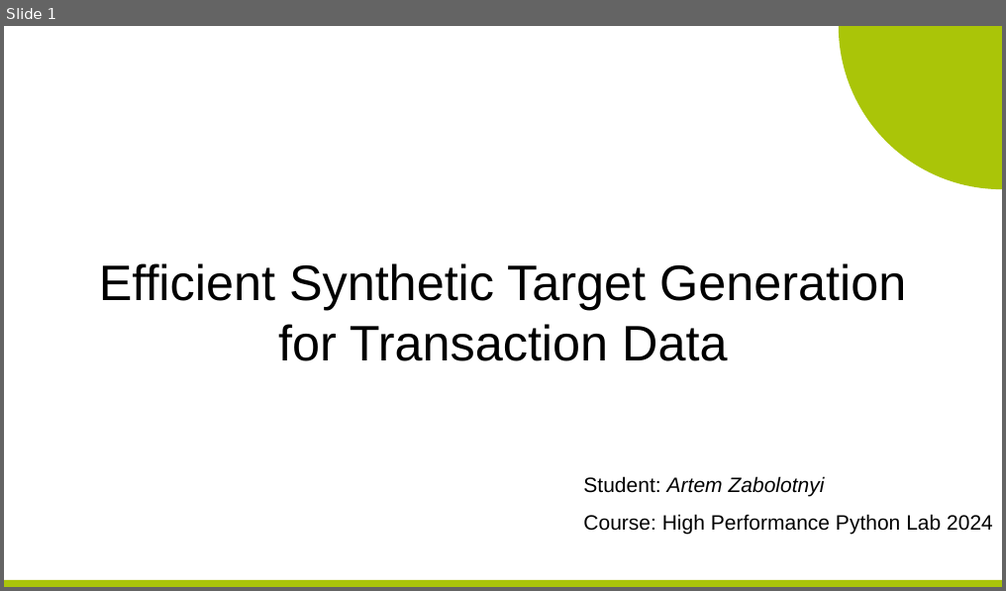
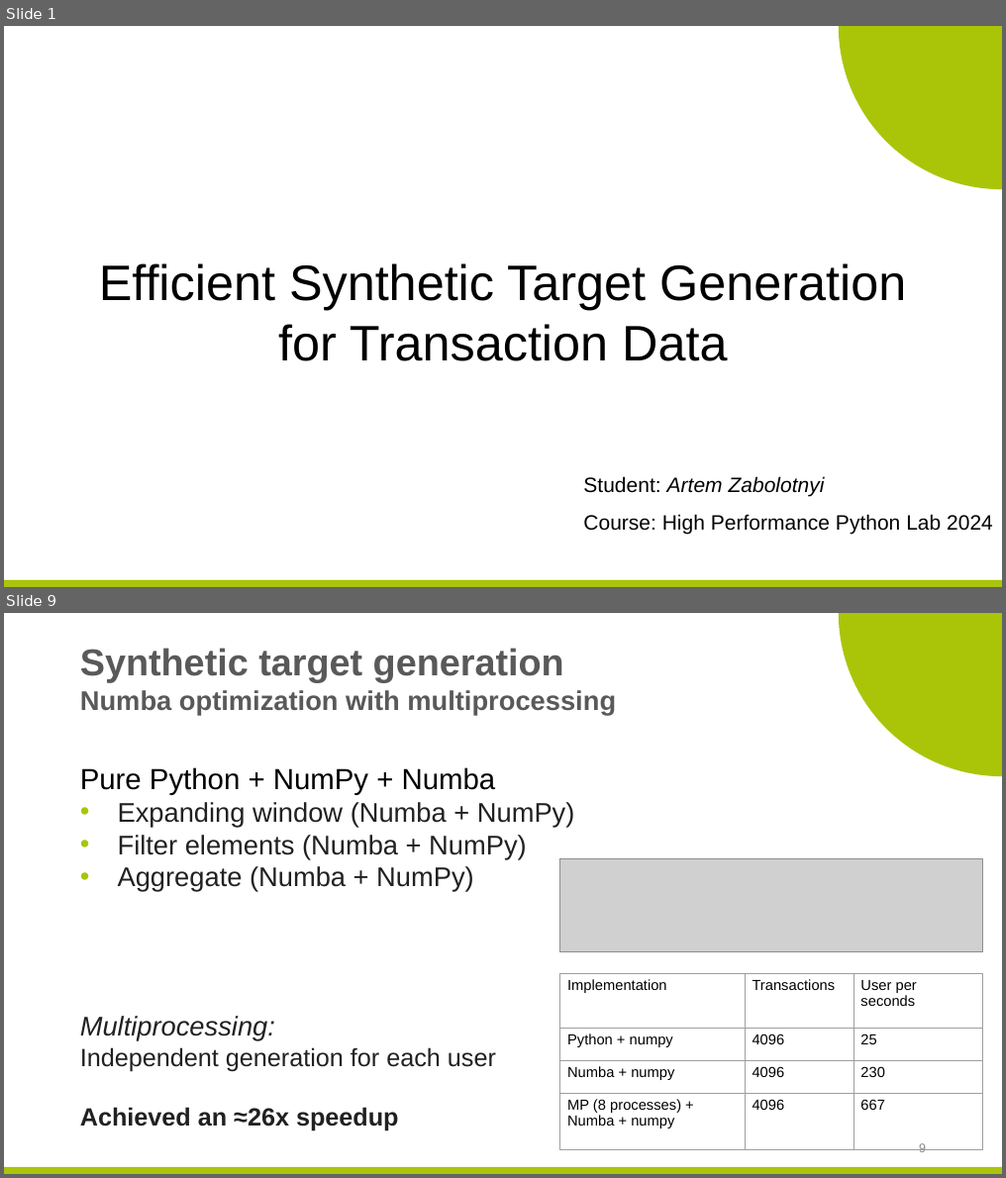
Before and after one commit to zaaabik/hppl_skoltech_project, a slide deck: presentations.pptx. Shown one above the other, each under a label of ours: slide 1 before the commit, slides 1 and 9 after it; the slides between them are not shown. The pictures are 1006x591 and 1006x1178 pixels, drawn with LibreOffice and Linux fonts; fonts in the diff are those of the drawing; grey boxes stand for pictures; background and template pictures are left out. Boxes give left, top, right and bottom in pixels: in the first picture for what was removed or moved away, otherwise in the second. Text is boxed around its words. In the diff, an @@ line names an element or a change of style, - is before the commit and + after.

```diff
--- a/presentations.pptx
+++ b/presentations.pptx
@@ slide 9 added at [4, 613, 1002, 1174], background #FFFFFF; not listed: 2 template elements that a slide beside it also shows @@
@@ title added at [80, 648, 616, 715], 26 pt, text #595959, bold @@
+Synthetic target generation
+Numba optimization with multiprocessing
@@ text added at [80, 767, 575, 891], 26 pt, text #212121 @@
+Pure Python + NumPy + Numba
+• Expanding window (Numba + NumPy)
+• Filter elements (Numba + NumPy)
+• Aggregate (Numba + NumPy)
@@ picture added at [560, 859, 982, 953] @@
@@ table added at [560, 973, 982, 1153], 4 rows, 3 columns @@
+Implementation | Transactions | User per seconds
+Python + numpy | 4096 | 25
+Numba + numpy | 4096 | 230
+MP (8 processes) + Numba + numpy | 4096 | 667
@@ text added at [80, 1016, 496, 1132], 24 pt, text #212121 @@
+Multiprocessing:
+Independent generation for each user
+Achieved an ≈26x speedup
@@ page number added at [919, 1144, 926, 1153], 12 pt, text #888888 @@
+9
```
Also in this commit, not shown: 7 slides changed, 3 other slides added, 3 slides removed, 28 other files.
